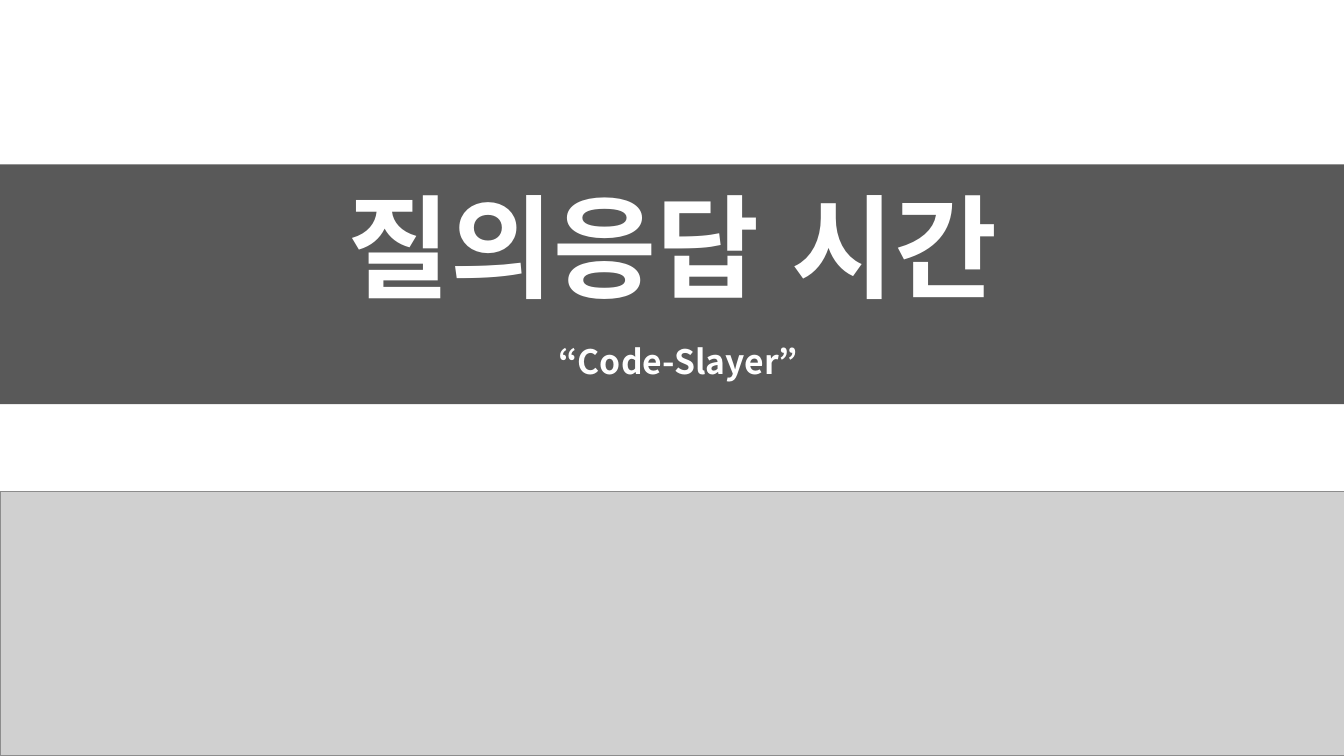
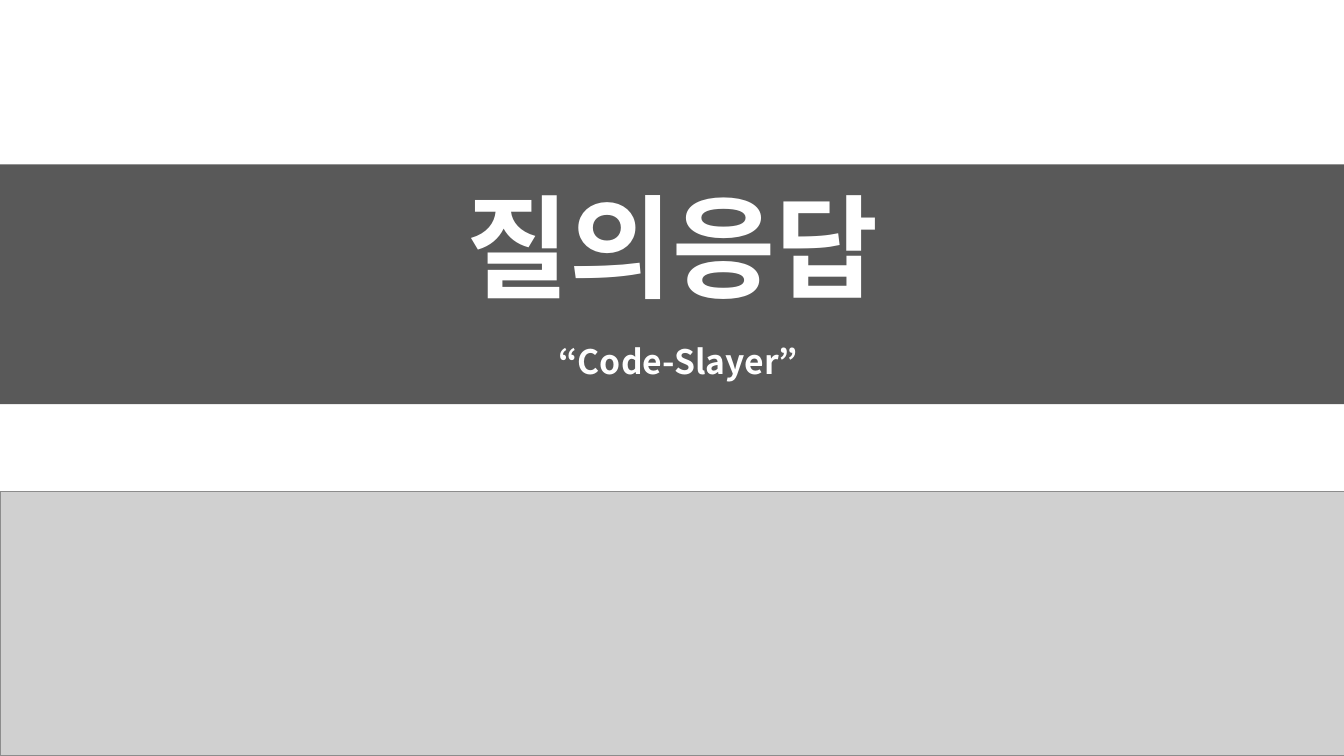
Before and after one commit to TimetoTreatment/CodeSlayer, a slide deck: slide 119 of CodeSlayer/CodeSlayer/_Document/3. 발표 C++.pptx. Drawn at 1344x756 pixels with LibreOffice and Linux fonts; fonts in the diff are those of the drawing; grey boxes stand for pictures. Boxes give left, top, right and bottom in pixels: in the first picture for what was removed or moved away, otherwise in the second. Text is boxed around its words. In the diff, an @@ line names an element or a change of style, - is before the commit and + after.

```diff
--- a/CodeSlayer/CodeSlayer/_Document/3. 발표 C++.pptx
+++ b/CodeSlayer/CodeSlayer/_Document/3. 발표 C++.pptx
@@ text at (x1=466, y1=195, x2=878, y2=299): text changed @@
-질의응답 시간
+질의응답
```
Also in this commit, not shown: 3 other slides changed, 6 slides added, 3 slides removed, 12 other files.
